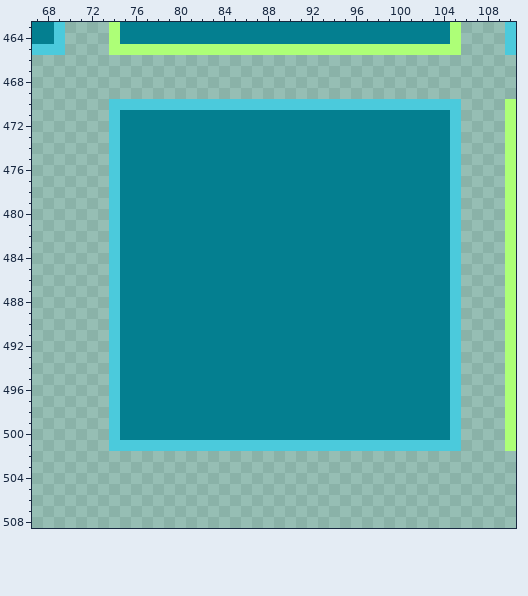
Two versions of one pixel-art file, Assets/Art/Aseprite/beach-items.aseprite. Above, as it was before the edit.
512x512 pixels, 1 frame. Colours within 5 levels of each other are drawn and written as one. Shown: x 67..110, y 463..508.
New version:
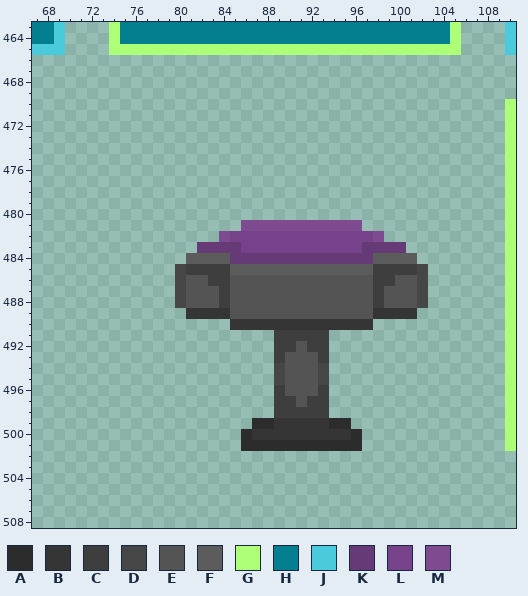
Palette (. is transparent): A #2c2c2c  B #353535  C #3e3e3e  D #464646  E #545454  F #5c5c5c  G #adff77  H #047f90  J #4bcadc  K #663977  L #76428a  M #7e4b91
Change:
Layers "Layer 2", "Grid":
y 470: x 74..105 JJJJJJJJJJJJJJJJJJJJJJJJJJJJJJJJ -> ................................
y 471..480: x 74..105 JHHHHHHHHHHHHHHHHHHHHHHHHHHHHHHJ -> ................................
y 481: x 74..105 JHHHHHHHHHHHHHHHHHHHHHHHHHHHHHHJ -> ............MMMMMMMMMMM.........
y 482: x 74..105 JHHHHHHHHHHHHHHHHHHHHHHHHHHHHHHJ -> ..........MLLLLLLLLLLLLLM.......
y 483: x 74..105 JHHHHHHHHHHHHHHHHHHHHHHHHHHHHHHJ -> ........KKKKLLLLLLLLLLLKKKK.....
y 484: x 74..105 JHHHHHHHHHHHHHHHHHHHHHHHHHHHHHHJ -> .......FFFFKKKKKKKKKKKKKFFFF....
y 485: x 74..105 JHHHHHHHHHHHHHHHHHHHHHHHHHHHHHHJ -> ......DCCCCFFFFFFFFFFFFFCCCCD...
y 486: x 74..105 JHHHHHHHHHHHHHHHHHHHHHHHHHHHHHHJ -> ......DEECCEEEEEEEEEEEEECCEED...
y 487..488: x 74..105 JHHHHHHHHHHHHHHHHHHHHHHHHHHHHHHJ -> ......DEEECEEEEEEEEEEEEECEEED...
y 489: x 74..105 JHHHHHHHHHHHHHHHHHHHHHHHHHHHHHHJ -> .......BBBBEEEEEEEEEEEEEBBBB....
y 490: x 74..105 JHHHHHHHHHHHHHHHHHHHHHHHHHHHHHHJ -> ...........BBBBBBBBBBBBB........
y 491: x 74..105 JHHHHHHHHHHHHHHHHHHHHHHHHHHHHHHJ -> ...............CCCCC............
y 492: x 74..105 JHHHHHHHHHHHHHHHHHHHHHHHHHHHHHHJ -> ...............CCECC............
y 493: x 74..105 JHHHHHHHHHHHHHHHHHHHHHHHHHHHHHHJ -> ...............CEEEC............
y 494..495: x 74..105 JHHHHHHHHHHHHHHHHHHHHHHHHHHHHHHJ -> ...............DEEED............
y 496: x 74..105 JHHHHHHHHHHHHHHHHHHHHHHHHHHHHHHJ -> ...............CEEEC............
y 497: x 74..105 JHHHHHHHHHHHHHHHHHHHHHHHHHHHHHHJ -> ...............CCECC............
y 498: x 74..105 JHHHHHHHHHHHHHHHHHHHHHHHHHHHHHHJ -> ...............CCCCC............
y 499: x 74..105 JHHHHHHHHHHHHHHHHHHHHHHHHHHHHHHJ -> .............AABBBBBAA..........
y 500: x 74..105 JHHHHHHHHHHHHHHHHHHHHHHHHHHHHHHJ -> ............ABBBBBBBBBA.........
y 501: x 74..105 JJJJJJJJJJJJJJJJJJJJJJJJJJJJJJJJ -> ............AAAAAAAAAAA.........
